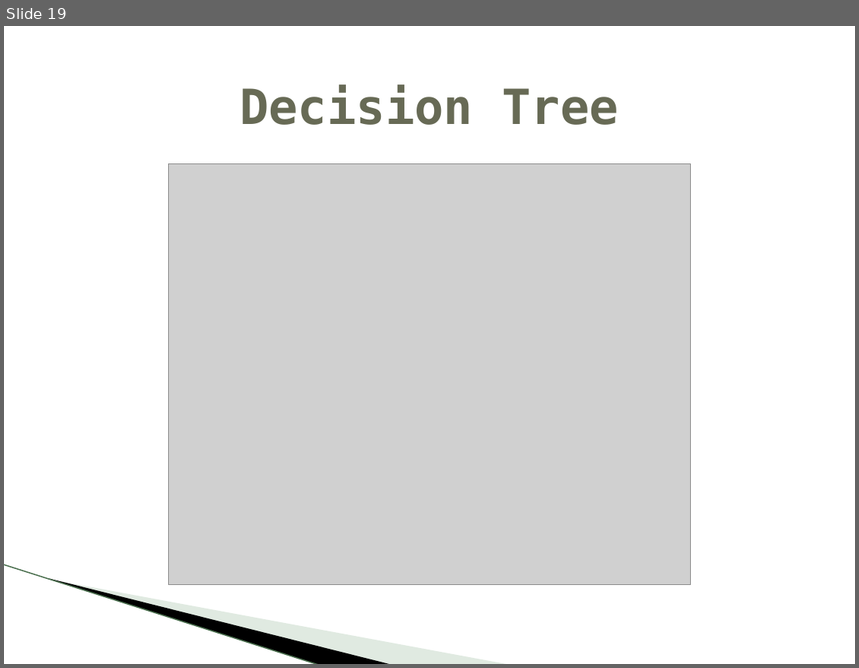
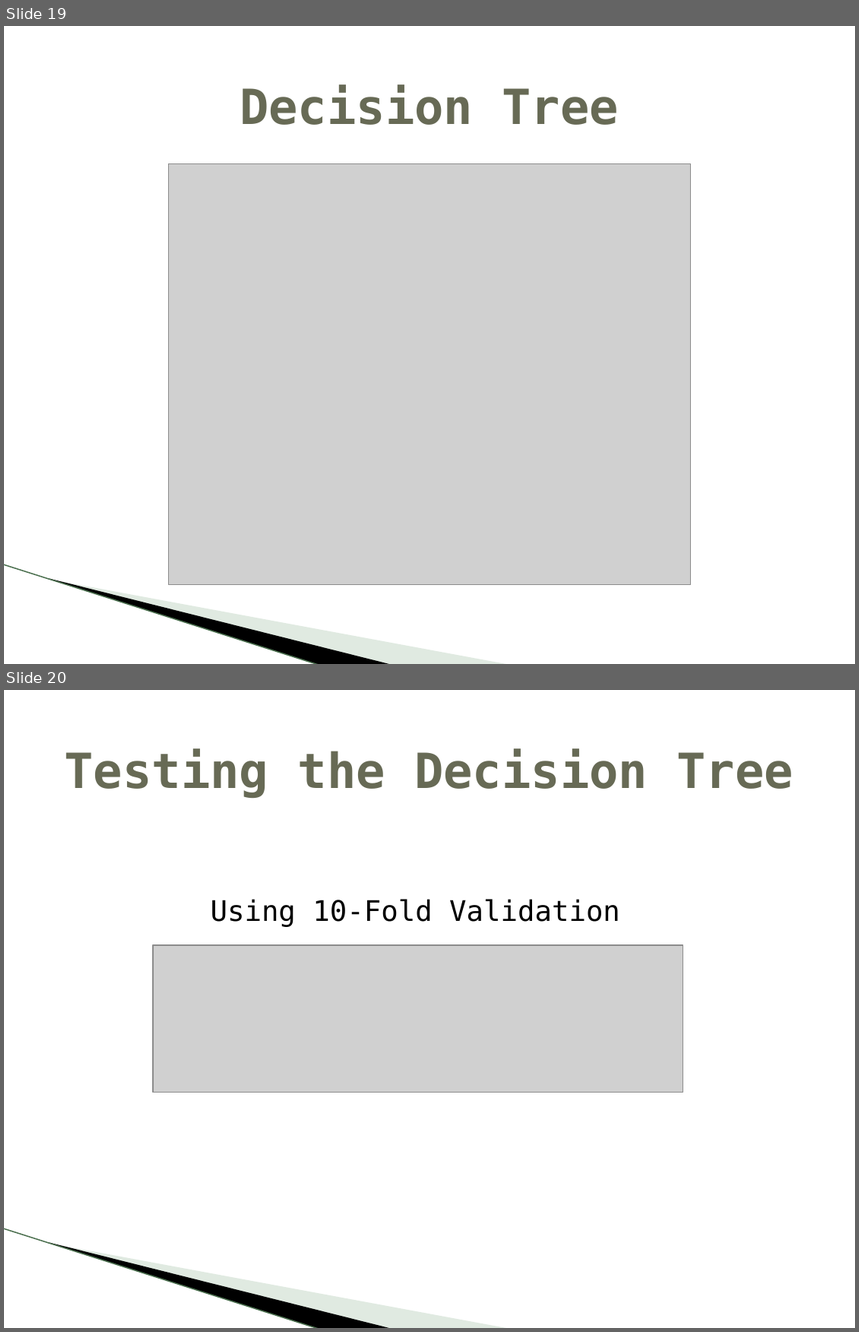
Before and after one commit to crophix/MachineLearning, a slide deck: Detecting Spam Web Pages through Content Analysis.pptx. Shown one above the other, each under a label of ours: slide 19 before the commit, slides 19 and 20 after it. The pictures are 859x668 and 859x1332 pixels, drawn with LibreOffice and Linux fonts; fonts in the diff are those of the drawing; grey boxes stand for pictures; background and template pictures are left out. Boxes give left, top, right and bottom in pixels: in the first picture for what was removed or moved away, otherwise in the second. Text is boxed around its words. In the diff, an @@ line names an element or a change of style, - is before the commit and + after.

```diff
--- a/Detecting Spam Web Pages through Content Analysis.pptx
+++ b/Detecting Spam Web Pages through Content Analysis.pptx
@@ slide 20 added at box(4, 690, 855, 1328), background #FFFFFF; not listed: 3 template elements that a slide beside it also shows @@
@@ title added at box(65, 749, 794, 798), 41 pt, text #676A55, bold @@
+Testing the Decision Tree
@@ text added at box(211, 899, 620, 927), 24 pt, text #000000 @@
+Using 10-Fold Validation
@@ picture added at box(153, 945, 683, 1093) @@
```
Also in this commit, not shown: 2 other slides added, 1 slide removed.
